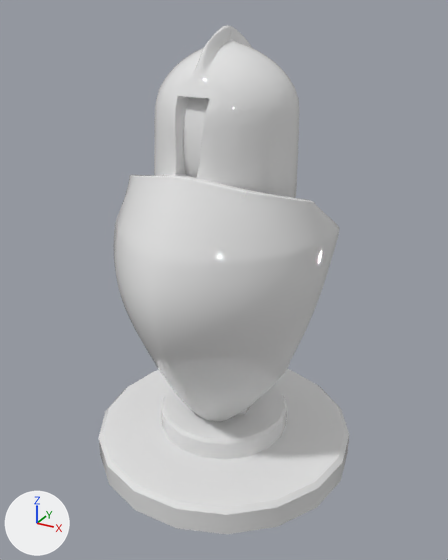
Two versions of the FBX model static/models/set/fbx/pawn.fbx, one commit apart.
One viewpoint serves both versions: a 50 mm camera at (0.0377, -0.0685, 0.0613) aimed at (0.0005, -0.0009, 0.0275). The axes (+X, +Y, +Z) are drawn at lower left. The lights are the same throughout. Where no turn or scale is listed for an object, it has been applied to the vertices.
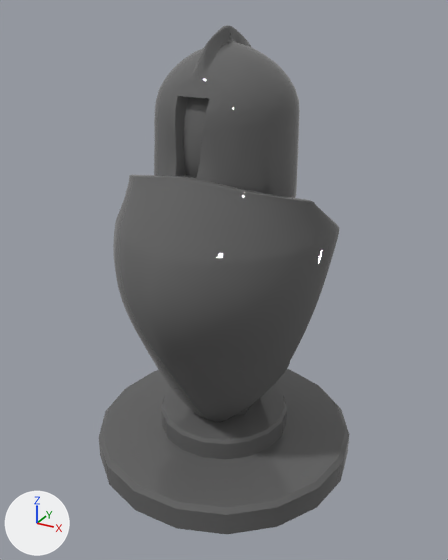
What differs and where, as boxes [x1, y1, x2, y2] in the pictures (448 x 560 px):
'Cylinder027', recoloured: [113, 97, 340, 460] in both
'Cylinder020', recoloured (white to grey): [99, 369, 349, 534] in both
'Object076', recoloured: [154, 25, 300, 198] in both

The change in detail:
Material 'dark' (mat_dark) changes colour from white #e7e7e7 to dark grey #636363; in linear values from (0.8, 0.8, 0.8) to (0.125, 0.125, 0.125).
